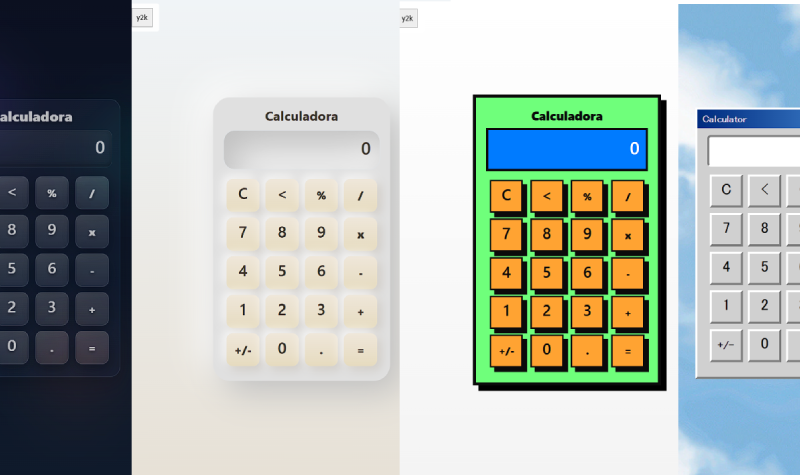
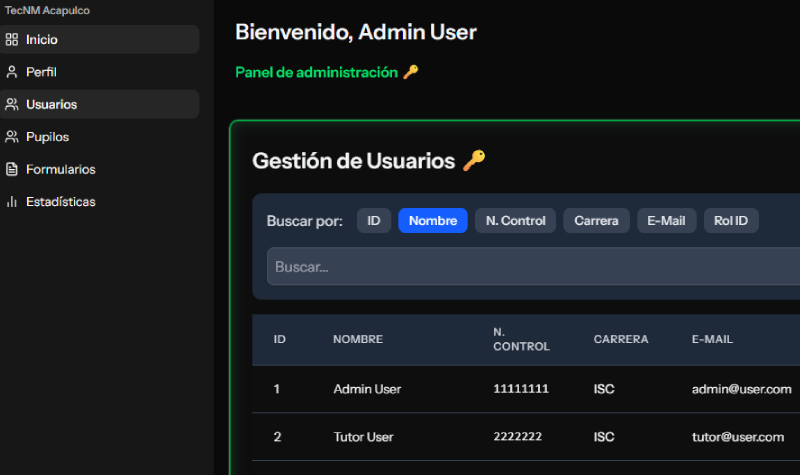
Two versions of the same layered image (w=800, h=475). Layer-by-layer changes:
added layer "Capa 17" above "Capa 14" over (0, 0, 800, 475)
hid "Capa 15" over (0, 0, 800, 475)
hid "Capa 4" over (0, 0, 800, 475)
